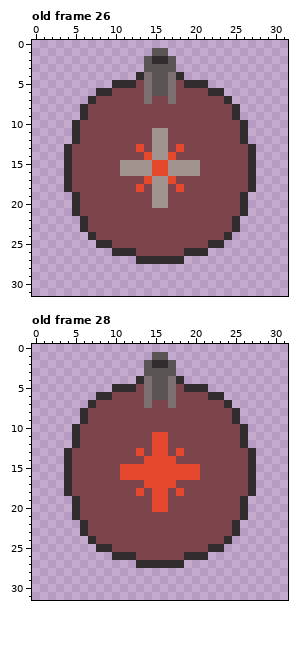
Two states of a pixel-art file, assets/tower/gear_thrower/gear_thrower.aseprite. The picture above is the old version.
32x32 pixels, 38 frames. Shown: old frame 26, old frame 28. The commit also changed other frames, which this record leaves out.
After:
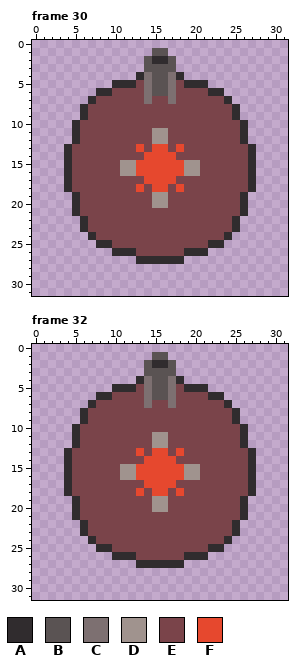
Palette (. is transparent): A #302c2e  B #5a5353  C #7d7071  D #a0938e  E #7a444a  F #e6482e
A new or re-ordered frame is compared with the old frame closest to it.
Edits made:
frames 38 -> 43
Changed rows in their new state; - is an unchanged pixel.
Frame 30 is new; against old frame 26, layer "Top":
first column x 13:
13 --FF--
14 --FF--
15 FF--FF
16 FF--FF
17 --FF--
18 --FF--
Frame 32 against old frame 28, layer "Top":
first column x 11:
11 ----DD----
12 ----DD----
15 DD------DD
16 DD------DD
19 ----DD----
20 ----DD----
